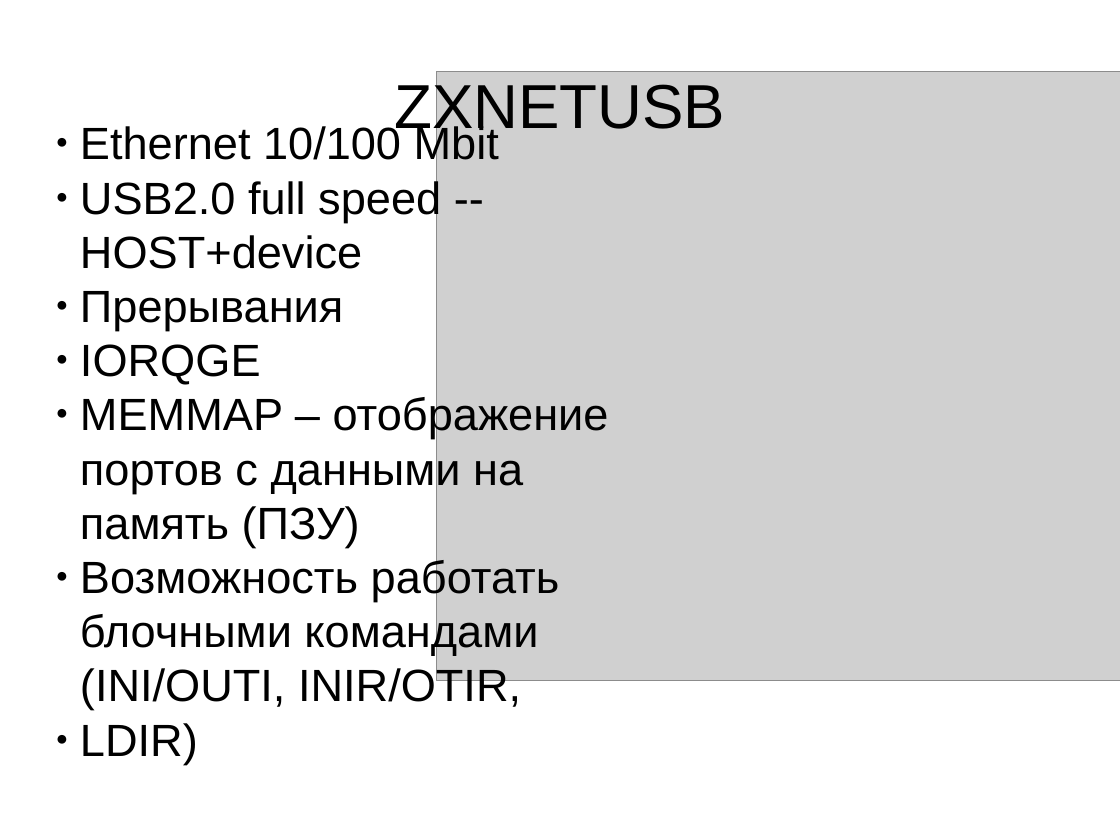
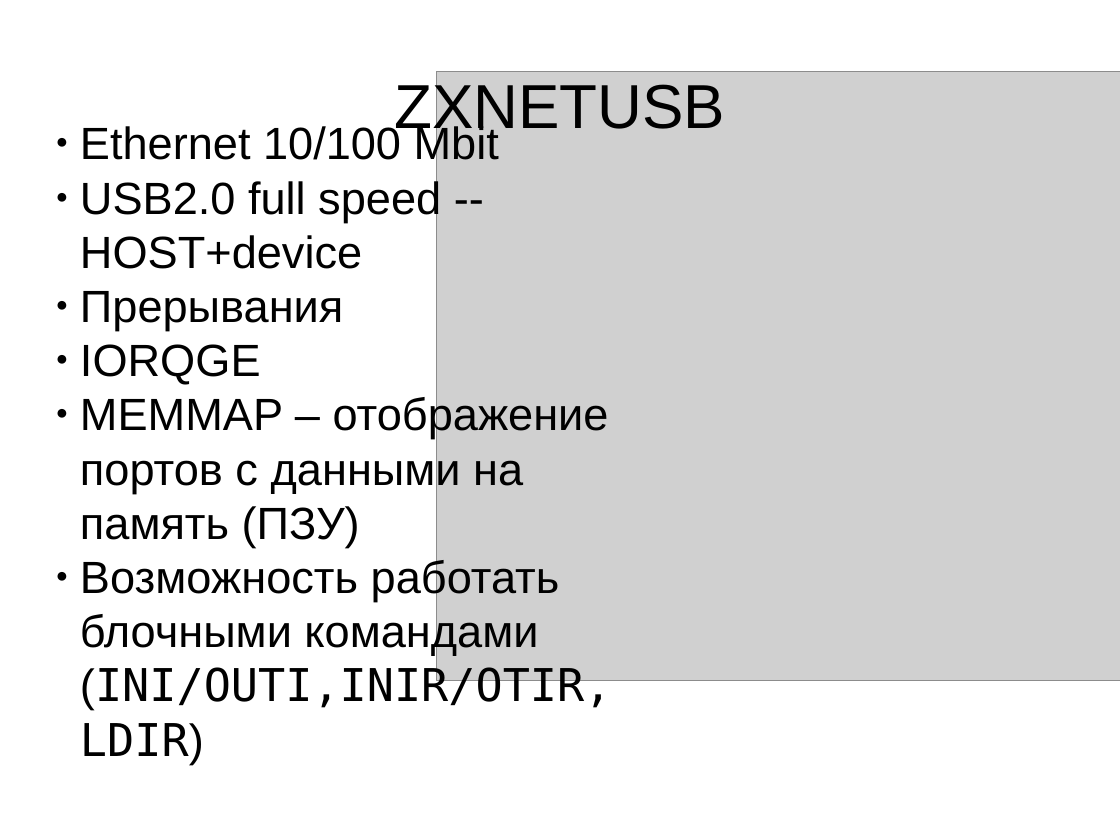
Before and after one commit to lvd2/zxnetusb, a slide deck: slide 2 of report/dh2019.odp. Drawn at 1120x840 pixels with LibreOffice and Linux fonts; fonts in the diff are those of the drawing; grey boxes stand for pictures; background and template pictures are left out. Boxes give left, top, right and bottom in pixels: in the first picture for what was removed or moved away, otherwise in the second. Text is boxed around its words. In the diff, an @@ line names an element or a change of style, - is before the commit and + after.

```diff
--- a/report/dh2019.odp
+++ b/report/dh2019.odp
@@ subtitle at (80,558,612,766): text changed @@
-● Возможность работать блочными командами (INI/OUTI, INIR/OTIR,
-● LDIR)
+● Возможность работать блочными командами (INI/OUTI,INIR/OTIR, LDIR)
```
Also in this commit, not shown: 4 other slides changed, 8 slides added, 1 slide removed.
